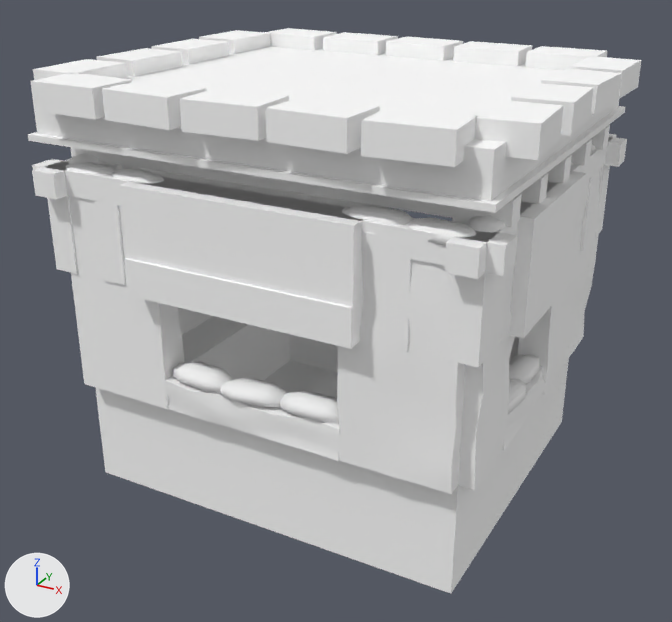
Before and after pictures for a commit that changed the glTF model assets/world/building models/structures/firebase/kit/fb_bunker_fighting.glb.
One viewpoint serves both versions: a camera (50 mm lens) standing at (3.63, -6.77, 3.81) and looking at (0.0, -0.16, 0.5). The lights are fixed; the arrows at lower left show +X, +Y and +Z. The first picture is the older version. Objects named as collision shapes, trigger or cutter boxes, shadow casters or lower levels of detail are left out.

In view in the first picture: 'fb_bunker_fighting'.
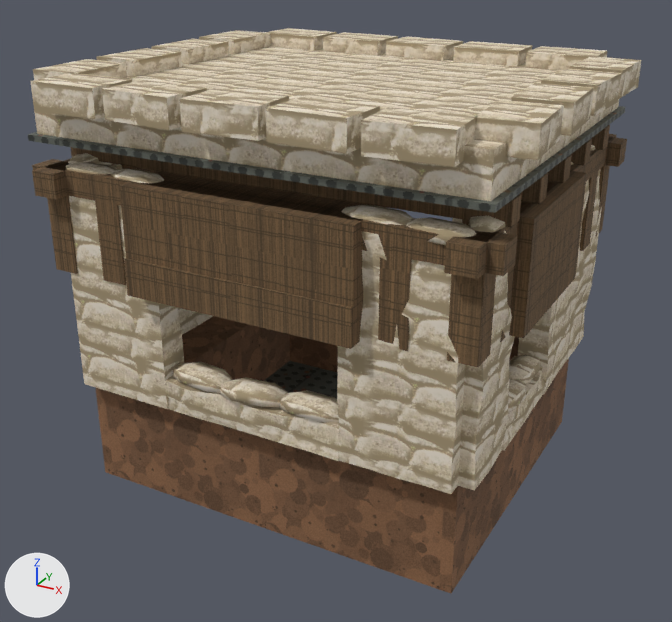
The edits, one by one:
Picture 'fb_sandbag_wall' (img_fb_sandbag_wall) is new.
Picture 'fb_psp' (img_fb_psp) is new.
Picture 'fb_timber' (img_fb_timber) is new.
Picture 'fb_earth' (img_fb_earth) is new.
In material 'fb_earth' (mat_fb_earth), base_color is no longer (1.0, 1.0, 1.0), white #ffffff.
In material 'fb_earth' (mat_fb_earth), texture is now set to img_fb_earth.
In material 'fb_timber' (mat_fb_timber), base_color is no longer (1.0, 1.0, 1.0), white #ffffff.
In material 'fb_timber' (mat_fb_timber), texture is now set to img_fb_timber.
In material 'fb_psp' (mat_fb_psp), base_color is no longer (1.0, 1.0, 1.0), white #ffffff.
In material 'fb_psp' (mat_fb_psp), texture is now set to img_fb_psp.
In material 'fb_sandbag_wall' (mat_fb_sandbag_wall), base_color is no longer (1.0, 1.0, 1.0), white #ffffff.
In material 'fb_sandbag_wall' (mat_fb_sandbag_wall), texture is now set to img_fb_sandbag_wall.

Location of each change, (x1, y1, x2, y2) in pixels of the pictures (672 x 622 px):
'fb_bunker_fighting', surface changed (white to brown)
    both: (28, 28, 641, 593)
